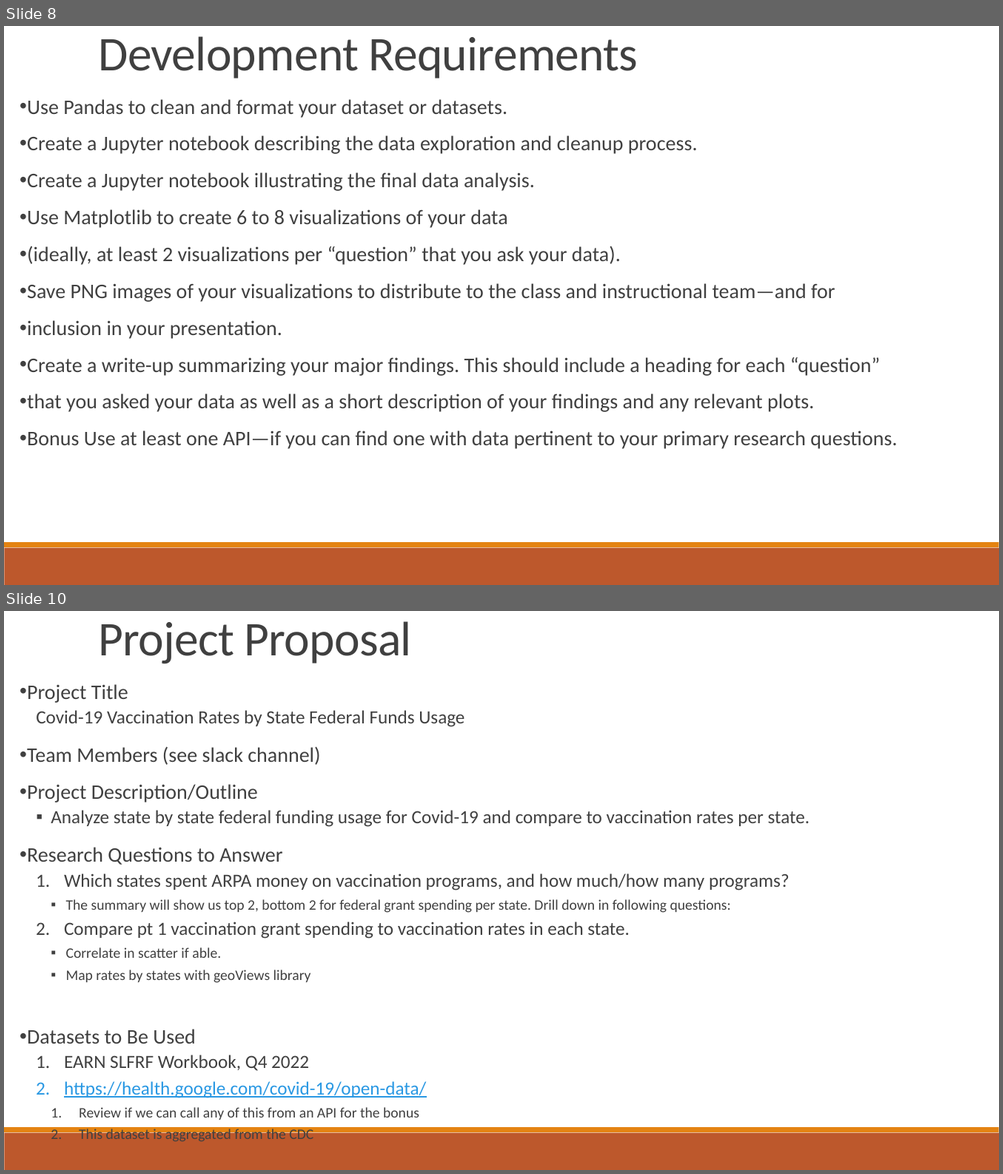
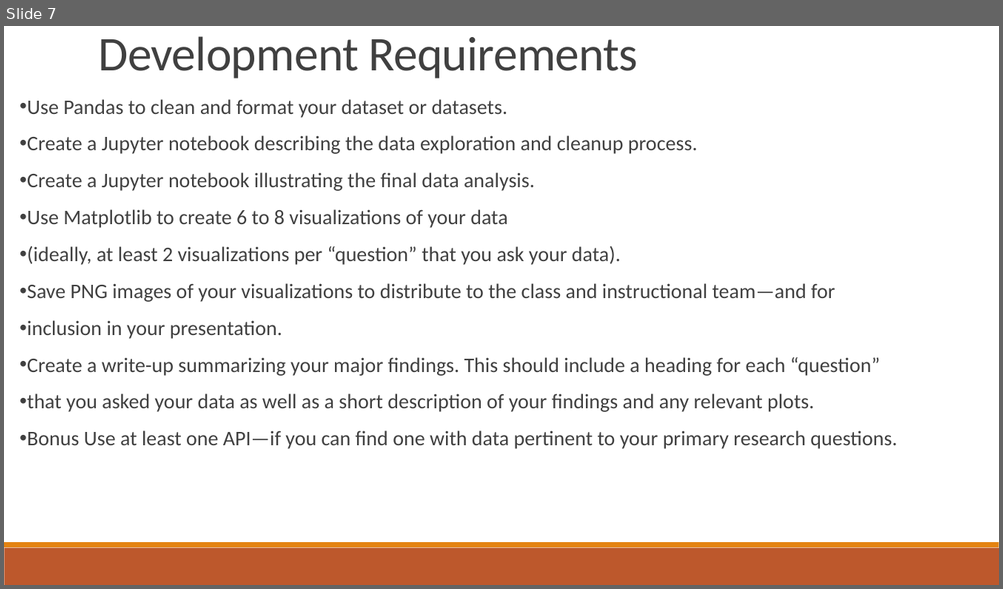
Before and after one commit to Evdawg/Project_1_Covid_Data, a slide deck: Project notes.pptx. Shown one above the other, each under a label of ours: slides 8 and 10 before the commit, slide 7 after it; the slides between them are not shown. The pictures are 1003x1174 and 1003x589 pixels, drawn with LibreOffice and Linux fonts; fonts in the diff are those of the drawing. Boxes give left, top, right and bottom in pixels: in the first picture for what was removed or moved away, otherwise in the second. Text is boxed around its words. In the diff, an @@ line names an element or a change of style, - is before the commit and + after.

Commit message:
5/9/2023: Update project description. Update tasks breakdown slide.

```diff
--- a/Project notes.pptx
+++ b/Project notes.pptx
@@ slide 10 removed at [4,611,999,1170], background #FFFFFF; not listed: 2 template elements that a slide beside it also shows @@
@@ text removed at [98,621,412,664] @@
-Project Proposal
@@ text removed at [27,684,810,1142] @@
-• Project Title
-  Covid-19 Vaccination Rates by State Federal Funds Usage
-• Team Members (see slack channel)
-• Project Description/Outline
-  ▪ Analyze state by state federal funding usage for Covid-19 and compare to vaccination rates per state.
-• Research Questions to Answer
-  1. Which states spent ARPA money on vaccination programs, and how much/how many programs?
-    ▪ The summary will show us top 2, bottom 2 for federal grant spending per state. Drill down in following questions:
-  2. Compare pt 1 vaccination grant spending to vaccination rates in each state.
-    ▪ Correlate in scatter if able.
-    ▪ Map rates by states with geoViews library
-• Datasets to Be Used
-  1. EARN SLFRF Workbook, Q4 2022
-  2. https://health.google.com/covid-19/open-data/
-    1. Review if we can call any of this from an API for the bonus
-    2. This dataset is aggregated from the CDC
@@ what was slide 8 is now slide 7 @@
```
Also in this commit, not shown: 2 slides changed, 1 other slide removed.
